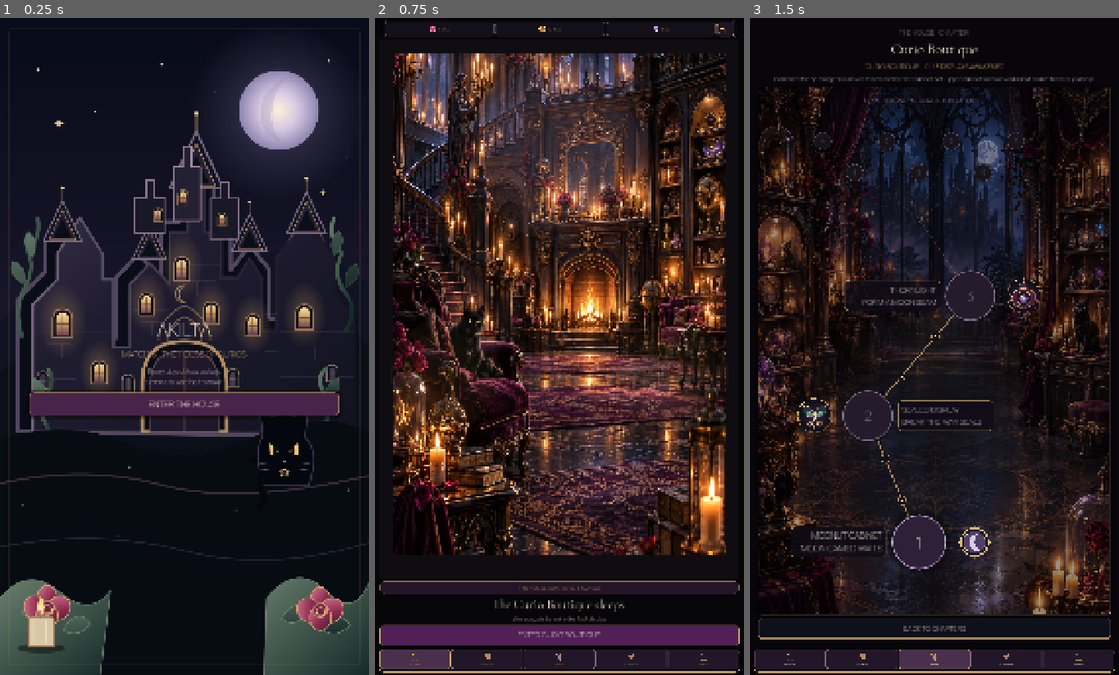
Above: before the commit, frames 1-3 (left to right).
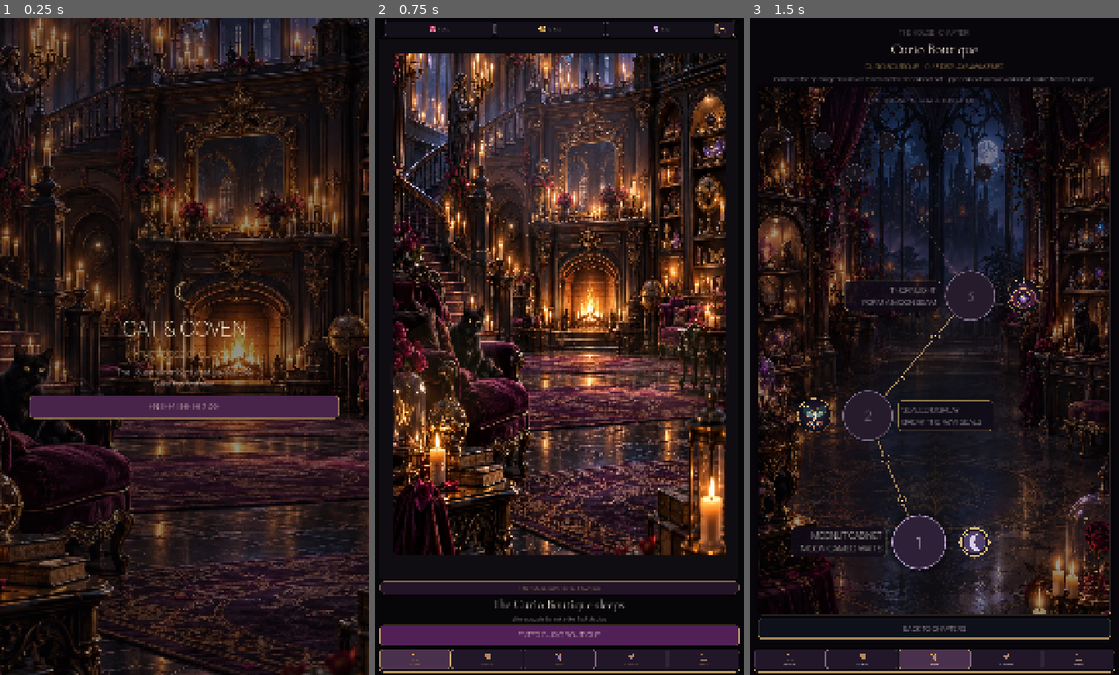
Above: after the commit, the same moments.

Repository: Jay-prodesign/akilta-match3
Game: Godot game, scene res://src/app/app_bootstrap.tscn
Two runs of this game, one before a commit and one after it. Both use one fixed random seed, a clock stepped at 60 frames per second and the inputs below.
Inputs:
- Up to frame 1 (0.25 s): no input
- Up to frame 2 (0.75 s): click "ENTER THE HOUSE" at 0.5 s
- Up to frame 3 (1.5 s): click "ENTER CURIO BOUTIQUE" at 1.25 s

The runs differ from the first frame. In frame 1, 68% of the frame differs, in the area x 0-100%, y 0-100%; in frame 2, nothing differs; in frame 3, nothing differs.

Commit message:
Bring splash into the authored House world

Diff:
--- a/assets/manifests/screen_asset_manifest.json
+++ b/assets/manifests/screen_asset_manifest.json
@@ -1212,12 +1212,53 @@
       "current_path": "assets/world/ch01_curio_boutique/chapter_route_curio_boutique.webp",
       "current_runtime_dimensions": "1080x1500_webp",
       "provenance": "AKILTA first-party authored S03 environment reused inside the same Curio Boutique world for Golden Loop S08 verification; no new art identity introduced"
+    },
+    {
+      "asset_id": "splash_bg_curio_boutique",
+      "screen": [
+        "S00"
+      ],
+      "block": "environment",
+      "slot": "background_art",
+      "state": [
+        "loading",
+        "ready",
+        "recoverable_error"
+      ],
+      "type": "background_art",
+      "dimensions": "shared_authored_raster_runtime",
+      "aspect_ratio": "portrait_cover",
+      "transparent": false,
+      "variants": [
+        "cold_start"
+      ],
+      "reuse": "declared_reuse_of_S01_grand_hall_environment",
+      "priority": "P0",
+      "production_status": "runtime_connected_declared_reuse_candidate",
+      "technical_policy": "authored_raster_only_no_svg_fallback",
+      "architecture_owned": true,
+      "contract_owners": [
+        {
+          "screen": "S00",
+          "region": "world",
+          "block": "environment",
+          "slot": "background_art",
+          "states": [
+            "loading",
+            "ready",
+            "recoverable_error"
+          ]
+        }
+      ],
+      "current_path": "assets/world/ch01_curio_boutique/hub_bg_grandhall.webp",
+      "provenance": "AKILTA first-party authored House environment reused for cold-start continuity; replaces legacy north_star_splash.svg world-art fallback"
     }
   ],
   "vertical_slice_art_policy": {
     "status": "ACTIVE",
     "rule": "Golden Loop world surfaces House -> Chapter Route -> Level Pre-start -> Gameplay -> Win/Rewards -> House Restoration -> House -> Curio verification use authored raster environment art where the screen contract owns a background slot; SVG/procedural world illustration is forbidden.",
     "required_runtime_asset_ids": [
+      "splash_bg_curio_boutique",
       "hub_bg_grandhall",
       "prestart_bg_curio_boutique",
       "prestart_ch01_level01_art",
@@ -1234,6 +1275,7 @@
     ],
     "note": "Authored raster reference-slice candidates are wired into Godot with no SVG world-art fallback. Current repo copies are transport previews; they are not final-resolution approval assets.",
     "runtime_connected": [
+      "splash_bg_curio_boutique",
       "hub_bg_grandhall",
       "prestart_bg_curio_boutique",
       "prestart_ch01_level01_art",
--- a/src/ui/shared/screen_art_registry.gd
+++ b/src/ui/shared/screen_art_registry.gd
@@ -6,6 +6,7 @@
 const ART := {
 	"chapter_route_curio_boutique": "res://assets/world/ch01_curio_boutique/chapter_route_curio_boutique.webp",
 	"reliquary_bg_curio_boutique": "res://assets/world/ch01_curio_boutique/chapter_route_curio_boutique.webp",
+	"splash_bg_curio_boutique": "res://assets/world/ch01_curio_boutique/hub_bg_grandhall.webp",
 	"hub_bg_grandhall": "res://assets/world/ch01_curio_boutique/hub_bg_grandhall.webp",
 	"prestart_bg_curio_boutique": "res://assets/world/ch01_curio_boutique/prestart_bg_curio_boutique.webp",
 	"prestart_ch01_level01_art": "res://assets/world/ch01_curio_boutique/prestart_level01_cabinet.webp",
--- a/src/ui/splash/splash_screen.gd
+++ b/src/ui/splash/splash_screen.gd
@@ -2,6 +2,8 @@
 extends Control
 
 signal continue_requested
+
+const ScreenArt = preload("res://src/ui/shared/screen_art_registry.gd")
 
 @onready var enter_button: Button = $Layout/Enter
 
@@ -11,27 +13,22 @@
 	enter_button.pressed.connect(func(): continue_requested.emit())
 
 func _install_splash_art() -> void:
-	const ART_PATH := "res://assets/world/ch01_curio_boutique/north_star_splash.svg"
-	var file := FileAccess.open(ART_PATH, FileAccess.READ)
-	if file == null:
-		return
-	var image := Image.new()
-	var error := image.load_svg_from_string(file.get_as_text(), 1.0)
-	file.close()
-	if error != OK or image.is_empty():
+	var texture := ScreenArt.texture("splash_bg_curio_boutique")
+	if texture == null:
 		return
 	var art := TextureRect.new()
-	art.name = "NorthStarSplashArt"
-	art.texture = ImageTexture.create_from_image(image)
+	art.name = "SplashWorldArt"
+	art.texture = texture
 	art.expand_mode = TextureRect.EXPAND_IGNORE_SIZE
 	art.stretch_mode = TextureRect.STRETCH_KEEP_ASPECT_COVERED
 	art.set_anchors_and_offsets_preset(Control.PRESET_FULL_RECT)
 	art.mouse_filter = Control.MOUSE_FILTER_IGNORE
 	add_child(art)
-	move_child(art, 1)
+	# Authored world art sits below the existing Backdrop shade and UI.
+	move_child(art, 0)
 	var shade := get_node_or_null("Backdrop")
 	if shade is ColorRect:
-		(shade as ColorRect).color.a = 0.20
+		(shade as ColorRect).color = Color(0.018, 0.012, 0.026, 0.44)
 
 func _style_enter_button() -> void:
 	var normal := StyleBoxFlat.new()
--- a/src/ui/splash/splash_screen.tscn
+++ b/src/ui/splash/splash_screen.tscn
@@ -42,22 +42,22 @@
 [node name="Brand" type="Label" parent="Layout"]
 layout_mode = 2
 theme_override_colors/font_color = Color(0.957, 0.898, 0.788, 1)
-theme_override_font_sizes/font_size = 54
-text = "AKILTA"
+theme_override_font_sizes/font_size = 60
+text = "CAT & COVEN"
 horizontal_alignment = 1
 
 [node name="Subtitle" type="Label" parent="Layout"]
 layout_mode = 2
 theme_override_colors/font_color = Color(0.835, 0.678, 0.439, 1)
-theme_override_font_sizes/font_size = 24
-text = "MATCH-3 · THE HOUSE OF CURIOS"
+theme_override_font_sizes/font_size = 26
+text = "THE HOUSE OF CURIOS"
 horizontal_alignment = 1
 
 [node name="Story" type="Label" parent="Layout"]
 layout_mode = 2
 theme_override_colors/font_color = Color(0.847, 0.776, 0.765, 1)
-theme_override_font_sizes/font_size = 20
-text = "Every object has a story.\nSome are waiting to wake."
+theme_override_font_sizes/font_size = 22
+text = "The House remembers what you restore.\nWake the first relic."
 horizontal_alignment = 1
 autowrap_mode = 2
 
